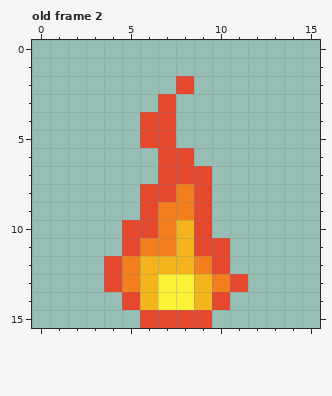
Edited in one commit: pixel-art file (Assets/Original/fireDemon.aseprite). The picture above was drawn from the file before the commit.
16x16 pixels, 10 frames. Shown: old frame 2. The commit also changed other frames, which this record leaves out.
The result:
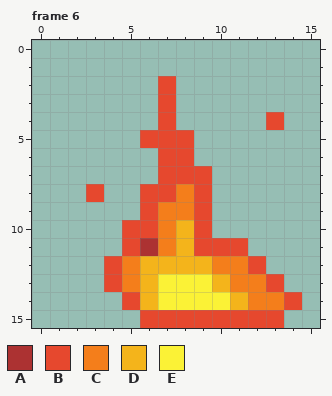
Palette (. is transparent): A #ac3232  B #e6482e  C #f47e1b  D #f4b41b  E #fbf236
A new or re-ordered frame is compared with the old frame closest to it.
Change:
layer "move" now shown
layer "jump" now hidden
frames re-ordered
Frame 6 against old frame 2:
Colour A replaces colour C in row 11 at x 6.
Colour B is added in row 2 at x 7; in row 4 at x 13; in row 5 at x 8; in row 8 at x 3; in row 11 at x 11; in row 12 at x 12.
Colour B is added in row 13 at x 13; in row 14 at x 14; in row 15 at x 10 to 13.
Colour C is added in row 12 at x 11; in row 13 at x 12; in row 14 at x 12 to 13.
Colour C replaces colour B in row 12 at x 10; in row 13 at x 11.
Colour D is added in row 14 at x 11.
Colour D replaces colour C in row 12 at x 9; in row 13 at x 10.
Colour E replaces colour B in row 14 at x 10.
Colour E replaces colour D in rows 13 to 14 at x 9.
Colour B is gone in row 2 at x 8; in row 4 at x 6.
Where, in picture pixels (left, top, right, bottom), the same in both pictures:
changed: (86, 76, 302, 328)
